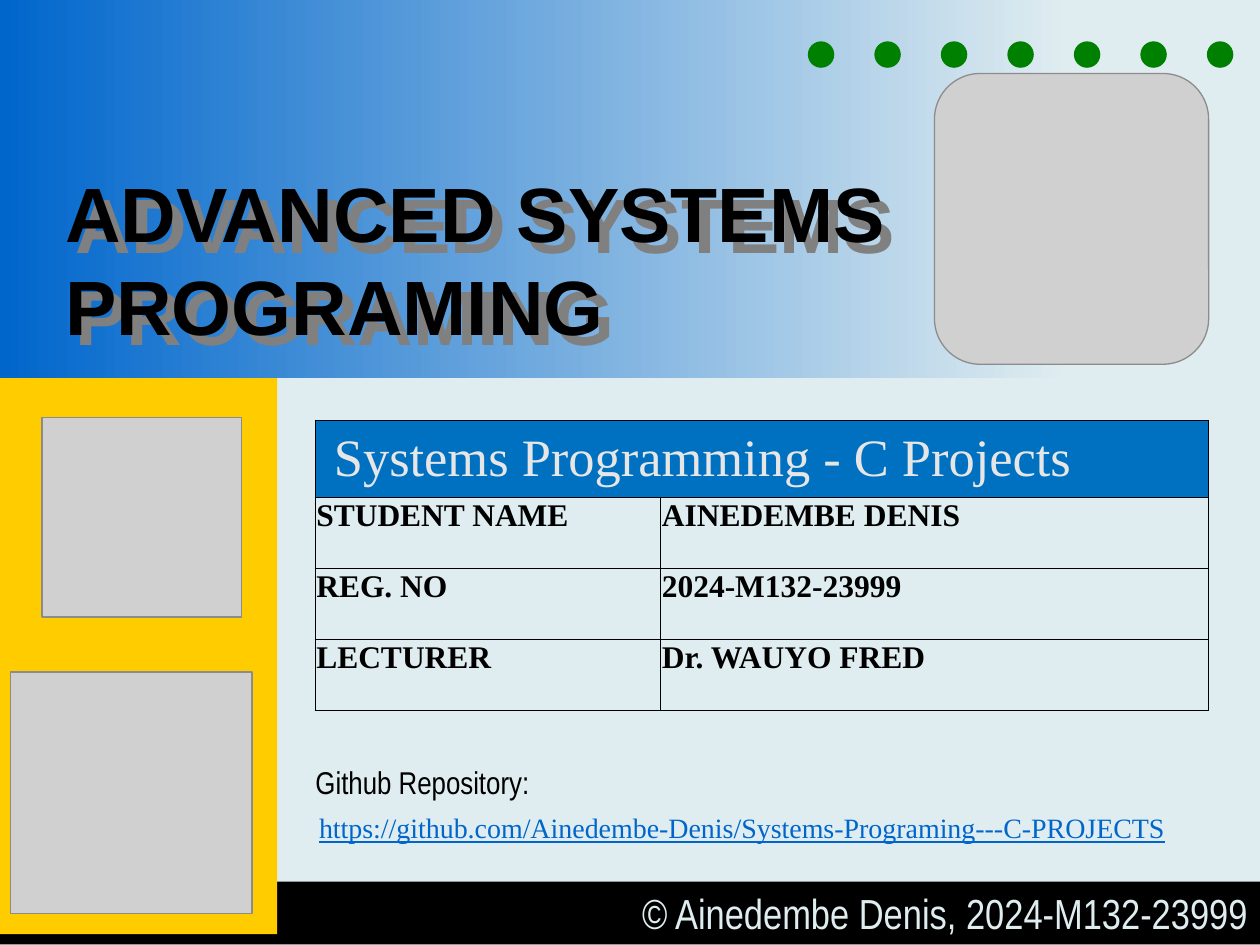
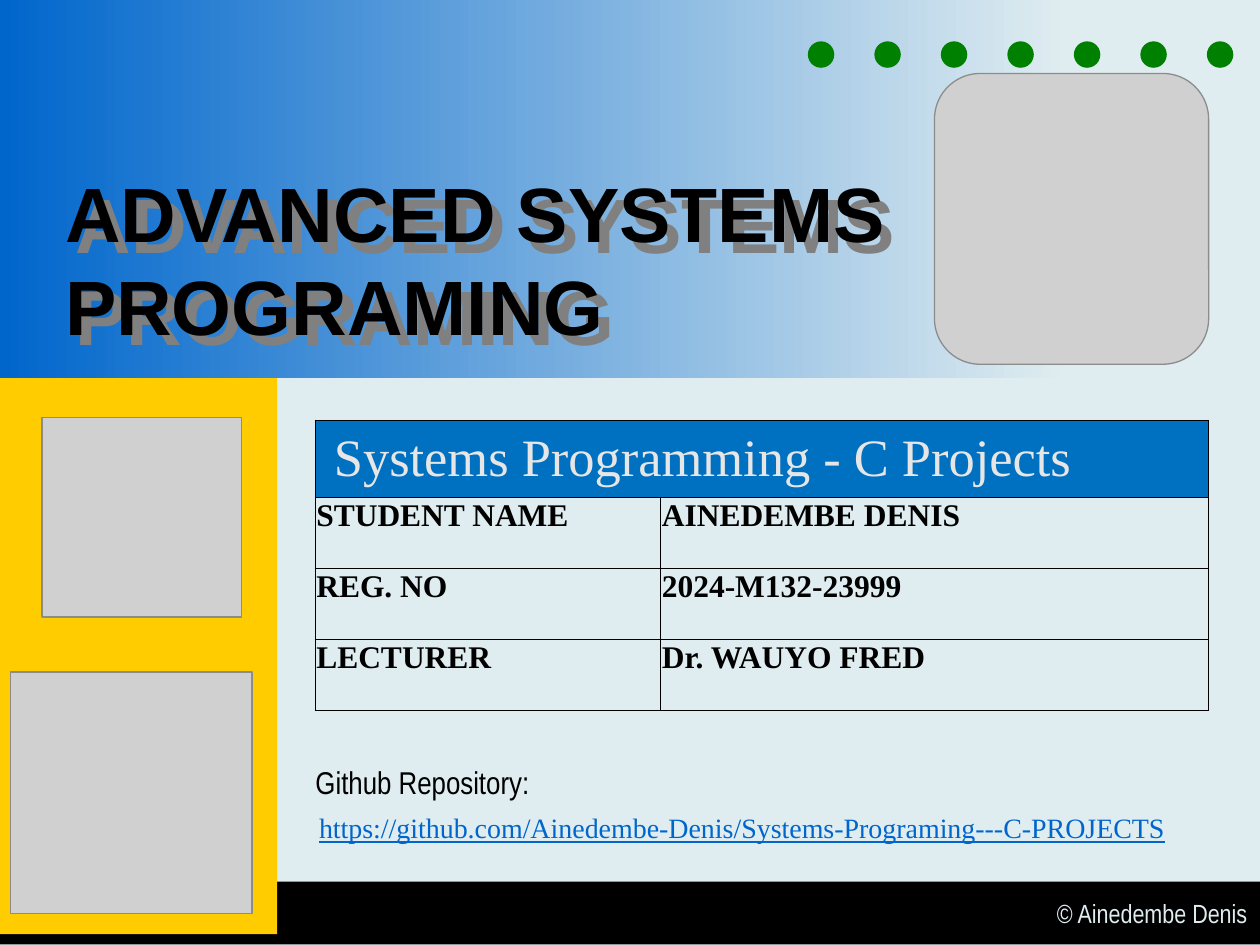
Before and after one commit to Ainedembe-Denis/Systems-Programing---C-PROJECTS, a slide deck: slide 1 of Ainedembe Denis - Presentation.pptx. Drawn at 1260x945 pixels with LibreOffice and Linux fonts; fonts in the diff are those of the drawing; grey boxes stand for pictures. Boxes give left, top, right and bottom in pixels: in the first picture for what was removed or moved away, otherwise in the second. Text is boxed around its words. In the diff, an @@ line names an element or a change of style, - is before the commit and + after.

```diff
--- a/Ainedembe Denis - Presentation.pptx
+++ b/Ainedembe Denis - Presentation.pptx
@@ text in rectangle at (x1=1078, y1=904, x2=1247, y2=924): text changed; size 24 to 15 pt @@
-© Ainedembe Denis, 2024-M132-23999
+© Ainedembe Denis
```
Also in this commit, not shown: 2 other slides changed, 25 slides added, 25 other files.
